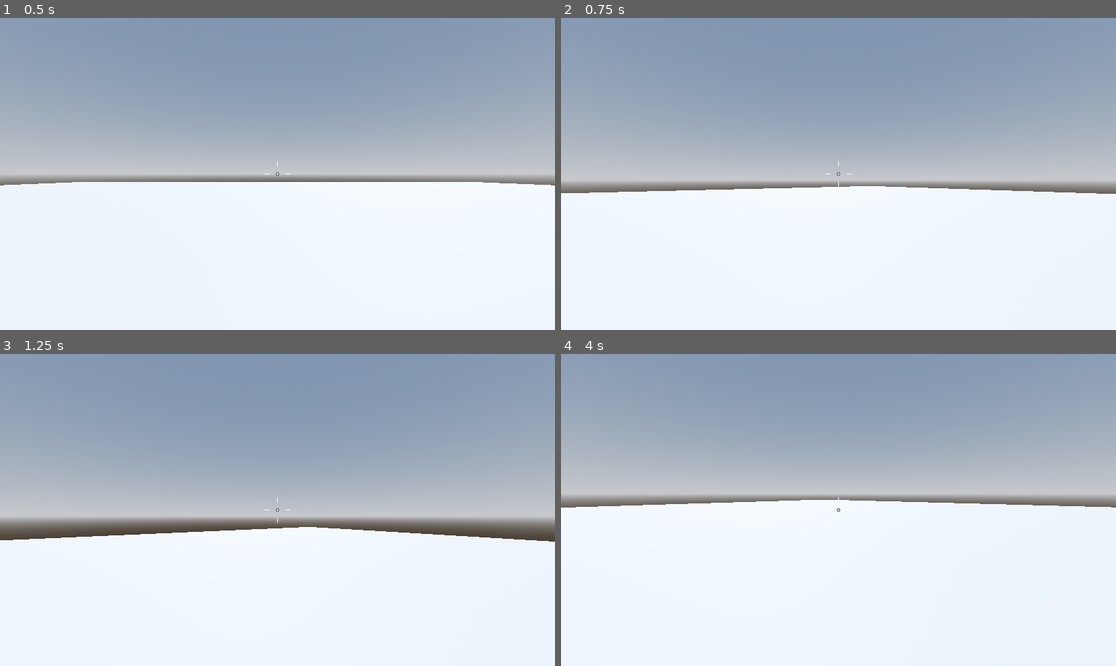
Above: before the commit, frames 1-4 (two rows, left to right).
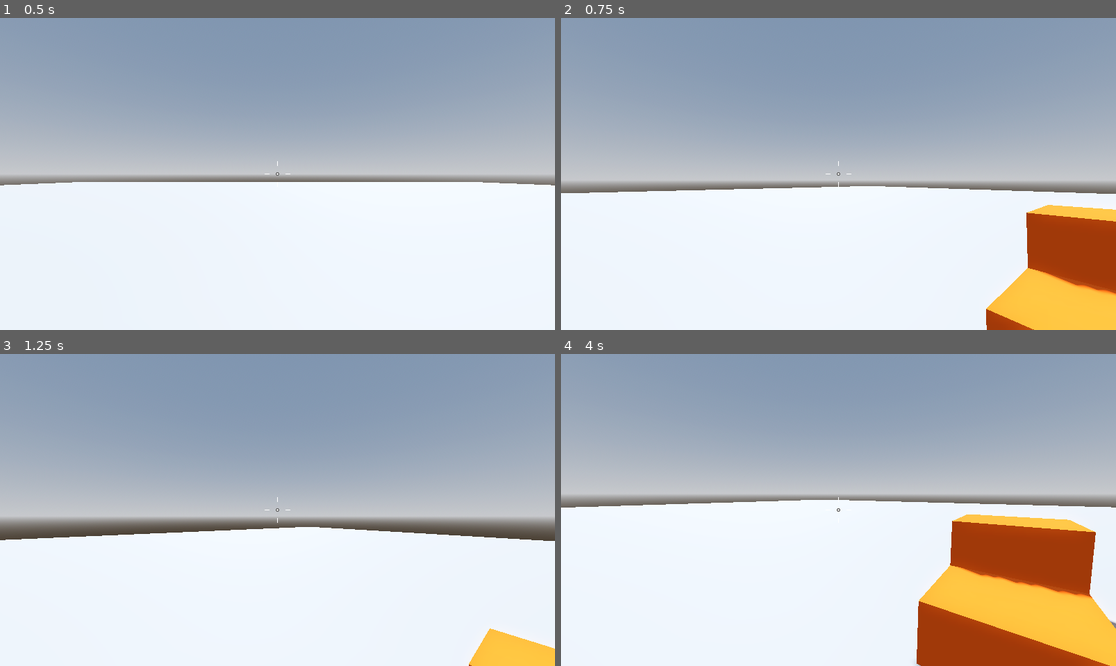
Above: after the commit, the same moments.

Repository: dcerniauskas/robo-rampage
Game: Godot game, scene res://Levels/Sandbox.tscn
The game is run twice, just before and just after one commit, with the same random seed, the same clock (stepped at 60 frames per second) and the same inputs.
Inputs (mouse positions are in pixels of both pictures, inside the frame that each line leads up to):
- Up to frame 1 (0.5 s): no input
- Up to frame 2 (0.75 s): tap Enter (ui_accept) at 0.5, 0.6 s; move the mouse to (866, 174) at 0.52 s; hold Up (ui_up) from 0.53 s (still down)
- Up to frame 3 (1.25 s): keep holding Up (ui_up); tap Space (jump) at 0.77, 0.8, 1.07 s
- Up to frame 4 (4 s): keep holding Up (ui_up); move the mouse to (810, 510) at 1.27 s; tap Space (jump) at 1.35, 1.52, 1.82, 2.3, 3.02, 3.32, 3.6, 3.77 s; tap Enter (ui_accept) at 1.55, 2.1, 2.85 s; move the mouse to (849, 503) at 2.02 s; move the mouse to (832, 516) at 2.77 s; move the mouse to (877, 513) at 3.52 s

Frame 1 is identical in both runs. In frame 2, 7.3% of the frame differs, in the area x 76-100%, y 59-100%; in frame 3, 1.4%; in frame 4, 14%, in the area x 6-100%, y 48-100%.

Commit message:
last maybe

Diff:
--- a/Levels/Sandbox.tscn
+++ b/Levels/Sandbox.tscn
@@ -14,6 +14,9 @@
 sky = SubResource("Sky_s35bu")
 tonemap_mode = 2
 glow_enabled = true
+
+[sub_resource type="StandardMaterial3D" id="StandardMaterial3D_olqv2"]
+albedo_color = Color(1, 0.366667, 0, 1)
 
 [node name="Sandbox" type="Node3D"]
 
@@ -31,3 +34,14 @@
 
 [node name="Player" parent="." instance=ExtResource("1_rb20s")]
 transform = Transform3D(1, 0, 0, 0, 1, 0, 0, 0, 1, 0, 1, 0)
+
+[node name="CSGBox3D" type="CSGBox3D" parent="."]
+transform = Transform3D(1, 0, 0, 0, 1, 0, 0, 0, 1, 2, 0, 0)
+use_collision = true
+material = SubResource("StandardMaterial3D_olqv2")
+
+[node name="CSGBox3D2" type="CSGBox3D" parent="."]
+transform = Transform3D(1, 0, 0, 0, 1, 0, 0, 0, 1, 3, 0, 0)
+use_collision = true
+size = Vector3(1, 2, 1)
+material = SubResource("StandardMaterial3D_olqv2")
--- /dev/null
+++ b/Player/character_body_3d.gd
@@ -0,0 +1,28 @@
+extends CharacterBody3D
+
+
+const SPEED = 5.0
+const JUMP_VELOCITY = 4.5
+
+
+func _physics_process(delta: float) -> void:
+	# Add the gravity.
+	if not is_on_floor():
+		velocity += get_gravity() * delta
+
+	# Handle jump.
+	if Input.is_action_just_pressed("ui_accept") and is_on_floor():
+		velocity.y = JUMP_VELOCITY
+
+	# Get the input direction and handle the movement/deceleration.
+	# As good practice, you should replace UI actions with custom gameplay actions.
+	var input_dir := Input.get_vector("ui_left", "ui_right", "ui_up", "ui_down")
+	var direction := (transform.basis * Vector3(input_dir.x, 0, input_dir.y)).normalized()
+	if direction:
+		velocity.x = direction.x * SPEED
+		velocity.z = direction.z * SPEED
+	else:
+		velocity.x = move_toward(velocity.x, 0, SPEED)
+		velocity.z = move_toward(velocity.z, 0, SPEED)
+
+	move_and_slide()
--- a/Player/player.gd
+++ b/Player/player.gd
@@ -1,9 +1,10 @@
 extends CharacterBody3D
 
 @onready var camera_pivot: Node3D = $CameraPivot
+var gravity = ProjectSettings.get_setting("physics/3d/default_gravity")
 
 const SPEED = 5.0
-const JUMP_VELOCITY = 4.5
+@export var jump_height: float = 1.0
 
 var mouse_motion := Vector2.ZERO
 
@@ -18,7 +19,7 @@
 
 	# Handle jump.
 	if Input.is_action_just_pressed("jump") and is_on_floor():
-		velocity.y = JUMP_VELOCITY
+		velocity.y = sqrt(jump_height * 2.0 * gravity)
 
 	# Get the input direction and handle the movement/deceleration.
 	# As good practice, you should replace UI actions with custom gameplay actions.
Not shown: 1 places in Levels/Sandbox.tscn that only renumber resources
